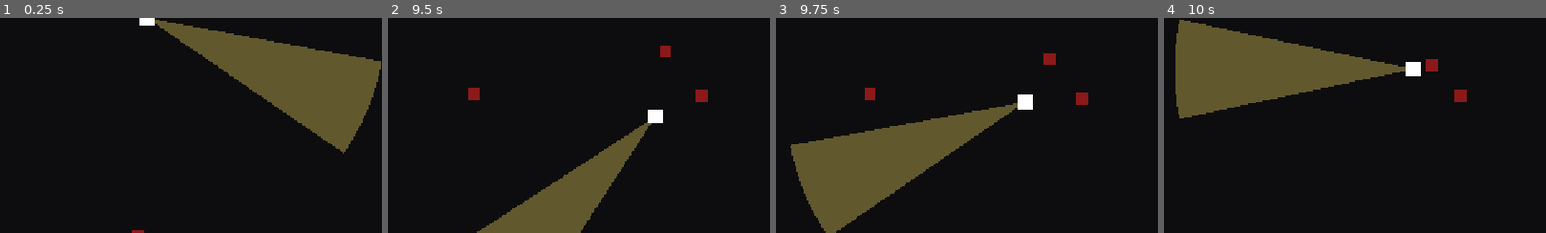
Above: before the commit, frames 1-4 (left to right).
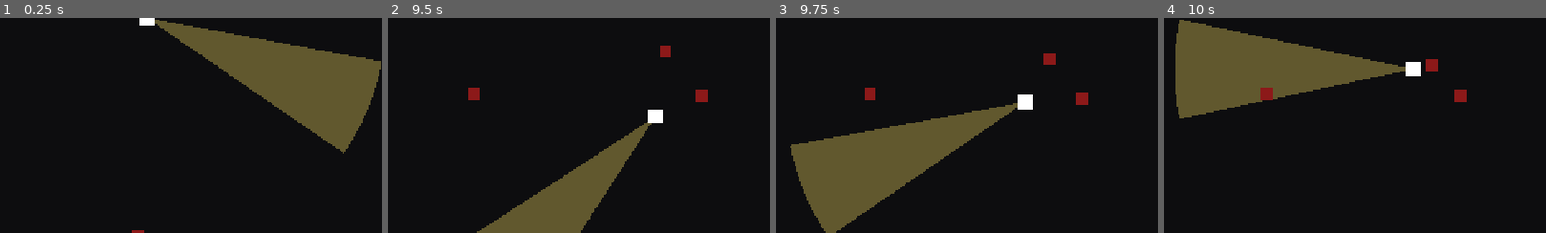
Above: after the commit, the same moments.

Repository: YaroslavChmyr/lighthouse-defence
Game: Godot game, scene res://main.tscn
Same seed, same stepped clock (60 frames per second), same inputs: the game is played once before the commit and once after it.
Inputs:
- Up to frame 1 (0.25 s): no input
- Up to frame 2 (9.5 s): tap Enter (ui_accept) at 0.5, 0.77, 1.52, 3.02, 3.77, 4.52, 6.02, 6.77, 7.52, 9.02 s; hold D (move_right) 0.53-1.28 s; hold S (move_down) 1.28-2.03 s; hold D (move_right) 2.03-2.78 s; hold W (move_up) 2.78-3.53 s; hold Left (move_left) 3.53-5.03 s; hold S (move_down) 5.03-5.78 s; hold D (move_right) 5.78-6.53 s; hold W (move_up) 6.53-7.28 s; hold D (move_right) 7.28-8.03 s; hold S (move_down) 8.03-8.78 s; hold Left (move_left) from 8.78 s (still down)
- Up to frame 3 (9.75 s): release Left (move_left) at 9.53 s; hold W (move_up) from 9.53 s (still down)
- Up to frame 4 (10 s): keep holding W (move_up); tap Enter (ui_accept) at 9.77 s
The pictures show only the part of the screen within x 31-81%, y 50-100%; the shares and areas given below are measured in that part.

Frames 1-3 are identical in both runs. In frame 4, 0.2% of the frame differs, in the area x 25-29%, y 32-39%.

Commit message:
Cleanup before slice 8: hit cooldown margin, group name, slot assert
Raise hit_cooldown to 0.3s. At 0.25s an enemy sat in the cone for 16-17
physics ticks against a 15-tick cooldown, so one hit per pass held only by
floating-point luck. Measured at 0.3s: a stationary enemy is hit exactly
once every 240 frames, one full sweep. This also leaves room for the wider
beam upgrade to earn the occasional double hit DESIGN.md describes.

The "enemies" group name was a bare string in both enemy_walker.gd and
beam.gd; renaming one would have silently stopped all damage. It is now
EnemyWalker.GROUP, which also gives the walker a class_name.

show_offer asserts the offer size matches the slots in the scene, since
OFFER_SIZE and the panel count live in different files.

Co-Authored-By: Claude Opus 5 <noreply@anthropic.com>

Diff:
--- a/entities/beam/beam.gd
+++ b/entities/beam/beam.gd
@@ -1,13 +1,12 @@
 extends Node2D
 
 const ARC_SEGMENTS := 16
-const ENEMY_GROUP := &"enemies"
 
 @export_range(0.0, 720.0, 1.0, "radians_as_degrees") var sweep_speed: float = deg_to_rad(90.0)
 @export_range(0.5, 90.0, 0.5, "radians_as_degrees") var beam_half_width: float = deg_to_rad(12.0)
 @export_range(1.0, 1500.0, 1.0) var beam_range: float = 400.0
 @export var beam_damage: int = 1
-@export_range(0.0, 2.0, 0.01) var hit_cooldown: float = 0.25
+@export_range(0.0, 2.0, 0.01) var hit_cooldown: float = 0.3
 @export var beam_color: Color = Color(1.0, 0.9, 0.4, 0.35)
 
 var beam_angle: float = 0.0
@@ -42,7 +41,7 @@
 
 
 func _hit_enemies_in_beam() -> void:
-	for enemy in get_tree().get_nodes_in_group(ENEMY_GROUP):
+	for enemy in get_tree().get_nodes_in_group(EnemyWalker.GROUP):
 		var id := enemy.get_instance_id()
 		if _hit_cooldowns.has(id):
 			continue
--- a/entities/enemies/enemy_walker.gd
+++ b/entities/enemies/enemy_walker.gd
@@ -1,4 +1,7 @@
+class_name EnemyWalker
 extends CharacterBody2D
+
+const GROUP := &"enemies"
 
 @export var max_health: int = 3
 @export var move_speed: float = 60.0
@@ -9,7 +12,7 @@
 
 func _ready() -> void:
 	health = max_health
-	add_to_group("enemies")
+	add_to_group(GROUP)
 
 
 func _physics_process(_delta: float) -> void:
--- a/ui/upgrade_screen.gd
+++ b/ui/upgrade_screen.gd
@@ -13,6 +13,7 @@
 
 
 func show_offer(offer: Array) -> void:
+	assert(offer.size() == _slots.size(), "Offer size must match the number of slots in the scene")
 	_offer = offer
 	for i in _slots.size():
 		var upgrade: Dictionary = offer[i]
